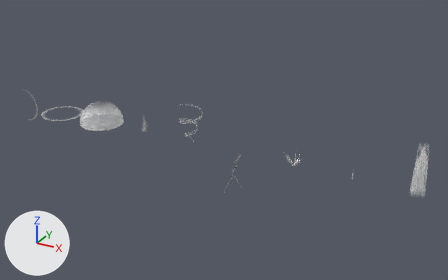
One commit to the Blender file art/SpikeRushFX.blend: the scene before it, then after it.
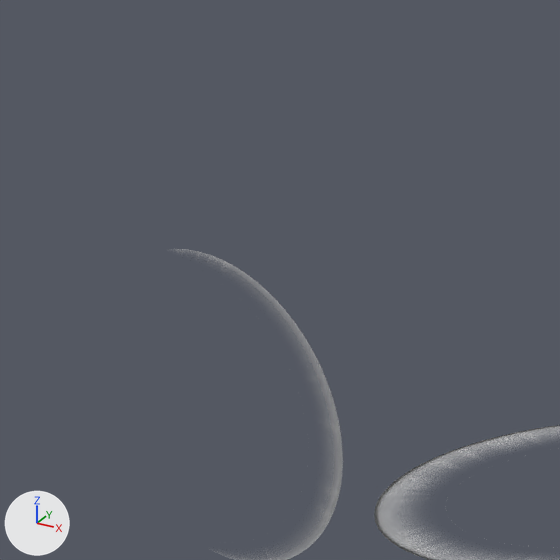
The first picture shows the older version from a camera (50 mm lens) standing at (113.1, -103.4, 54.1) and looking at (50.7, 10.1, -2.7). The close-ups show the older and then the newer version on the part from 1% to 13% of the width and 23% to 43% of the height of that picture. Only the edits that show in the close-ups are written down. The lights are fixed; the arrows at lower left show +X, +Y and +Z.

The scene before the commit, as lines of its bpy script (objects in view):
```python
me_fx_ring = bpy.data.meshes.new('FX_Ring')
me_fx_ring.from_pydata(...)  # 576 vertices, 144 faces; spans x -5.0..5.0, y -5.0..5.0, z 0.0
me_fx_ring.materials.append(mat_m_fx_ring)  # picture img_fx_ring_png
me_fx_slash = bpy.data.meshes.new('FX_Slash')
me_fx_slash.from_pydata(...)  # 320 vertices, 80 faces; spans x -1.04..4.0, y 0.0, z -4.0..4.0
me_fx_slash.materials.append(mat_m_fx_slash)  # picture img_fx_slash_png
ob_fx_ring = bpy.data.objects.new('FX_Ring', me_fx_ring)
ob_fx_ring.location = (12.0, 0.0, 0.0)
_m = ob_fx_ring.modifiers.new('Tri', 'TRIANGULATE')
ob_fx_slash = bpy.data.objects.new('FX_Slash', me_fx_slash)
ob_fx_slash.location = (0.0, 0.0, 0.0)
_m = ob_fx_slash.modifiers.new('Tri', 'TRIANGULATE')
```
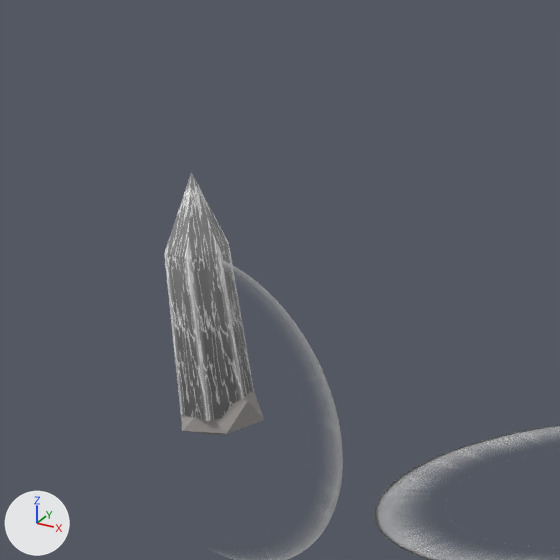
Boxes [x1, y1, x2, y2] around the edits, measured in the close-ups (560 x 560 px):
'FX_Ice', added
    after: [164, 172, 254, 421]
'FX_Rock', added
    after: [181, 392, 264, 435]

The change, as a list of edits to the scene's bpy script:
```text
Add img_fx_ice_png:
    img_fx_ice_png = load_image('fx_ice.png', 'tex/fx_ice.png', 512, 512, 'sRGB')
Add mat_m_plain:
    mat_m_plain = principled_material('M_plain')
    mat_m_plain.base_color = (0.35, 0.33, 0.32)  # grey #a09b99
Add mat_m_fx_ice:
    mat_m_fx_ice = principled_material('M_fx_ice')
    mat_m_fx_ice.texture = img_fx_ice_png  # with its transparency
Add me_fx_rock:
    me_fx_rock.from_pydata([(0.0, 0.0, -0.72), (0.78, -0.57, -0.34), (-0.31, -0.94, -0.35), (-1.05, 0.0, -0.37), (-0.3, 0.92, -0.34), (0.84, 0.61, -0.36), (0.21, -0.65, 0.24), (-0.69, -0.5, 0.3), (-0.85, 0.62, 0.37), (0.29, 0.89, 0.33), (1.03, 0.0, 0.36), (0.0, 0.0, 0.56)], [], [(0, 1, 2), (1, 0, 5), (0, 2, 3), (0, 3, 4), (0, 4, 5), (1, 5, 10), (2, 1, 6), (3, 2, 7), (4, 3, 8), (5, 4, 9), (1, 10, 6), (2, 6, 7), (3, 7, 8), (4, 8, 9), (5, 9, 10), (6, 10, 11), (7, 6, 11), (8, 7, 11), (9, 8, 11), (10, 9, 11)])
    me_fx_rock.materials.append(mat_m_plain)  # grey #a09b99
Add me_fx_ice:
    me_fx_ice.from_pydata(...)  # 13 vertices, 13 faces; spans x -0.9..0.9, y -0.78..0.78, z 0.0..6.0
    me_fx_ice.materials.append(mat_m_fx_ice)  # picture img_fx_ice_png
Add ob_fx_rock:
    ob_fx_rock = bpy.data.objects.new('FX_Rock', me_fx_rock)
    ob_fx_rock.location = (0.0, 0.0, 0.0)
    _m = ob_fx_rock.modifiers.new('Tri', 'TRIANGULATE')
Add ob_fx_ice:
    ob_fx_ice = bpy.data.objects.new('FX_Ice', me_fx_ice)
    ob_fx_ice.location = (0.0, 0.0, 0.0)
    _m = ob_fx_ice.modifiers.new('Tri', 'TRIANGULATE')
```
